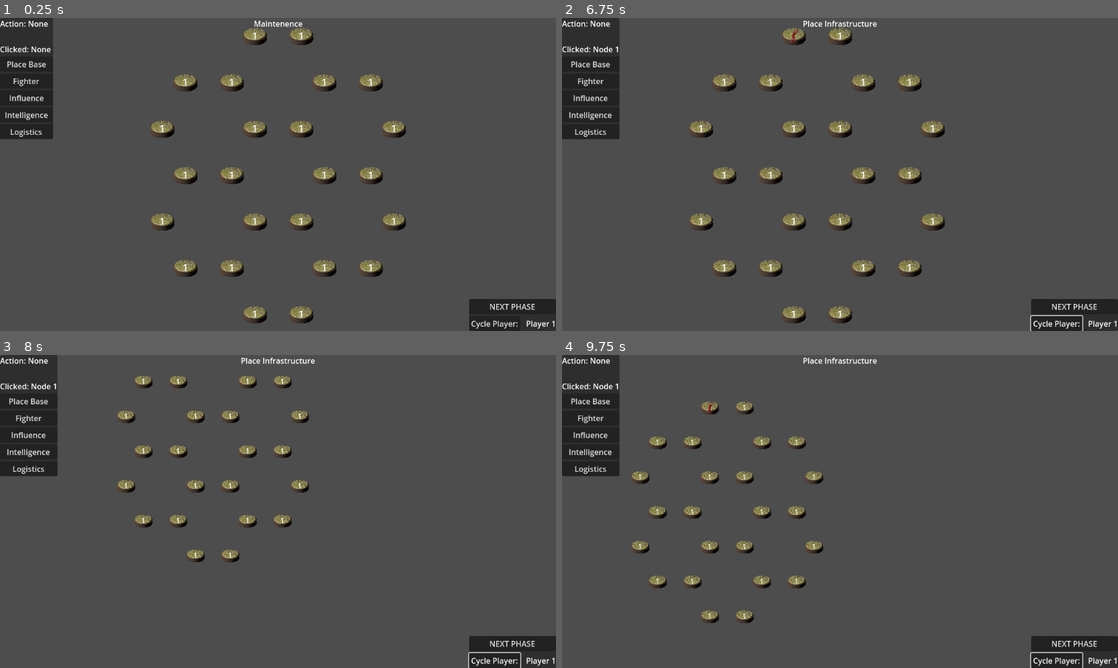
Above: before the commit, frames 1-4 (two rows, left to right).
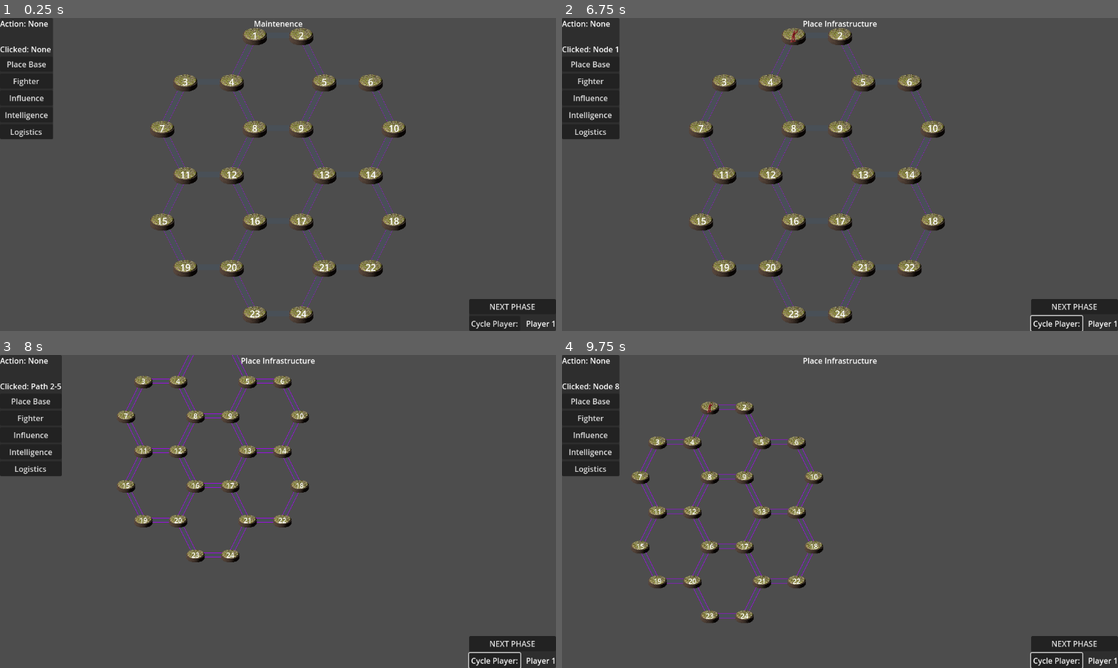
Above: after the commit, the same moments.

Repository: Sheepy3/insurgencygame
Game: Godot game, scene res://MapStuff/Map.tscn
Same seed, same stepped clock (60 frames per second), same inputs: the game is played once before the commit and once after it.
Inputs (mouse positions are in pixels of both pictures, inside the frame that each line leads up to):
- Up to frame 1 (0.25 s): no input
- Up to frame 2 (6.75 s): click "Intelligence" at 0.5 s; click "Logistics" at 1.25 s; click "NEXT PHASE" at 2 s; click "NEXT PHASE" at 2.75 s; click "Place Base" at 3.5 s; click "Fighter" at 4.25 s; click "Influence" at 5 s; click "Cycle Player:" at 5.75 s; tap Enter at 6.5 s; move the mouse to (817, 36) at 6.52 s; hold D (Move_right) from 6.53 s (still down); click (817, 36) at 6.6 s
- Up to frame 3 (8 s): move the mouse to (222, 373) at 7.27 s; release D (Move_right) at 7.28 s; hold S (Move_down) from 7.28 s (still down); tap Mouse wheel down (Scroll_down) at 7.35 s; click (222, 373) at 7.42 s
- Up to frame 4 (9.75 s): move the mouse to (706, 383) at 8.02 s; release S (Move_down) at 8.03 s; hold D (Move_right) 8.03-8.78 s; tap Mouse wheel up (Scroll_up) at 8.1 s; click (706, 383) at 8.17 s; move the mouse to (650, 380) at 8.77 s; hold W (Move_up) 8.78-9.53 s; click (650, 380) at 8.85 s; move the mouse to (617, 414) at 9.52 s; hold A (Move_left) from 9.53 s (still down); tap Mouse wheel down (Scroll_down) at 9.6 s; click (617, 414) at 9.67 s

The runs differ from the first frame. In frame 1, 0.9% of the frame differs, in the area x 28-72%, y 4-96%; in frame 2, 0.9%; in frame 3, 1.7%, in the area x 1-55%, y 0-65%; in frame 4, 1.1%.
Error before the commit: Invalid access to property or key 'Mind_map' on a base object of type 'Node (Overseer.gd)'. (res://MapStuff/map.gd:16)

Commit message:
General path finding for Bases, Logistics, & Intelligence

Diff:
--- a/GUI/Game_UI.tscn
+++ b/GUI/Game_UI.tscn
@@ -1,8 +1,6 @@
 [gd_scene load_steps=3 format=3 uid="uid://bqpth4hjbjugk"]
 
-
 [ext_resource type="Script" uid="uid://75yi1ekf0714" path="res://GUI/game_ui.gd" id="1_2if7r"]
-
 
 [sub_resource type="LabelSettings" id="LabelSettings_c1gip"]
 font_size = 26
--- a/Helper_Scripts/Overseer.gd
+++ b/Helper_Scripts/Overseer.gd
@@ -10,6 +10,7 @@
 var current_player:String
 #var Mind_map:AStar2D = AStar2D.new()
 var Logistics_map:AStar2D = AStar2D.new()
+var Intelligence_map:AStar2D = AStar2D.new()
 
 var base_list:Array
 
--- a/MapStuff/Map.tscn
+++ b/MapStuff/Map.tscn
@@ -3,7 +3,6 @@
 [ext_resource type="Script" uid="uid://cecjltaerihui" path="res://MapStuff/map.gd" id="1_bhwkw"]
 [ext_resource type="PackedScene" uid="uid://cxejesper0f6a" path="res://MapStuff/Map_Node.tscn" id="2_t43bk"]
 [ext_resource type="Script" uid="uid://dos6ix3a4pbte" path="res://GUI/camera_2d.gd" id="3_ftre2"]
-
 [ext_resource type="PackedScene" uid="uid://bqpth4hjbjugk" path="res://GUI/Game_UI.tscn" id="3_vxjy0"]
 
 [node name="Map_parent" type="Node2D"]
--- a/MapStuff/Map_Node.tscn
+++ b/MapStuff/Map_Node.tscn
@@ -2,7 +2,6 @@
 
 [ext_resource type="Script" uid="uid://cbv2liai04byg" path="res://MapStuff/map_node.gd" id="1_8ofst"]
 [ext_resource type="Texture2D" uid="uid://dtvbbivd8lmtc" path="res://Assets/node_new.png" id="2_k5010"]
-
 [ext_resource type="Texture2D" uid="uid://cjgd2islnk1dx" path="res://Assets/Military/Tent.png" id="4_5ec75"]
 [ext_resource type="Shader" uid="uid://dirmfbhesf0h7" path="res://Assets/Shaders/Player_Color.gdshader" id="5_ap6hx"]
 
--- a/MapStuff/Path.tscn
+++ b/MapStuff/Path.tscn
@@ -1,9 +1,7 @@
 [gd_scene load_steps=9 format=3 uid="uid://cnknkmgkv4fmh"]
 
 [ext_resource type="Texture2D" uid="uid://dleeh87lisrl8" path="res://Assets/Path.png" id="1_dqgnp"]
-
 [ext_resource type="Script" uid="uid://dhasmtbnro8ql" path="res://MapStuff/path.gd" id="1_j4goj"]
-
 [ext_resource type="Texture2D" uid="uid://bl4in8y7ejslq" path="res://Assets/Infastructure/Intelligence Network.png" id="3_kp47p"]
 [ext_resource type="Shader" uid="uid://dirmfbhesf0h7" path="res://Assets/Shaders/Player_Color.gdshader" id="3_twyoa"]
 [ext_resource type="Texture2D" uid="uid://c2dnb5mhuprh6" path="res://Assets/Infastructure/Logistics Network.png" id="4_0b5u6"]
--- a/MapStuff/map.gd
+++ b/MapStuff/map.gd
@@ -13,8 +13,9 @@
 		if child is Node2D and child is not Camera2D:
 			child.name = str(num) #name all nodes
 			child.A_node_clicked.connect(Check_node_action)
-			Overseer.Mind_map.add_point(num,child.position,0)
+			#Overseer.Mind_map.add_point(num,child.position,0)
 			Overseer.Logistics_map.add_point(num,child.position,0)
+			Overseer.Intelligence_map.add_point(num,child.position,0)
 			num+=1
 	var generated_paths:Array
 	for child: Node in get_children(): #STAGE 2: GENERATING PATHS
@@ -45,14 +46,21 @@
 		#currently you can place bases on top of other bases.
 		if Current_node.Has_building:
 			$UI.action_error("there is already a base on this node!")
-		else:
-			#Current_node.On_node = "Base"
+		elif Overseer.base_list.size() > 0:
+			if Base_possible(Current_node.name) == true:
+				#Current_node.On_node = "Base"
+				print("You have placed a base on node " + Name)
+				Current_node.add_building(Overseer.current_player, BASE)
+				#Current_node.find_child("Building").show()
+				Current_node.Has_building = true
+				find_child("Dynamic_Action").text = "None"
+				#print(Current_node.Has_building)
+				Last_action = ""
+		elif Overseer.base_list.size() == 0:
 			print("You have placed a base on node " + Name)
 			Current_node.add_building(Overseer.current_player, BASE)
-			#Current_node.find_child("Building").show()
 			Current_node.Has_building = true
 			find_child("Dynamic_Action").text = "None"
-			#print(Current_node.Has_building)
 			Last_action = ""
 
 	if Last_action == "Fighter":
@@ -95,7 +103,7 @@
 		path_to_edit.material.set_shader_parameter("tint_color", Overseer.players_colors[Overseer.selected_player_index])
 		find_child("Dynamic_Action").text = "None"
 		Current_path.Has_intel = true
-		Logistics_add_path(Current_path.name)
+		Intelligence_add_astar_path(Current_path.name)
 		Last_action = ""
 
 	if Last_action == "Logistics":
@@ -105,6 +113,7 @@
 		path_to_edit.material.set_shader_parameter("tint_color", Overseer.players_colors[Overseer.selected_player_index])
 		find_child("Dynamic_Action").text = "None"
 		Current_path.Has_logs = true
+		Logistics_add_astar_path(Current_path.name)
 		Last_action = ""
 
 
@@ -175,6 +184,19 @@
 			#Overseer.Mind_map.connect_points(int(x),y,true)
 	#print(Overseer.Mind_map.get_id_path(1,24))
 
-func Logistics_add_path(Road:String) -> void:
+func Logistics_add_astar_path(Road:String) -> void:
 	var The_Roads: Array = Road.split("-")
 	Overseer.Logistics_map.connect_points(int(The_Roads[0]),int(The_Roads[1]),true)
+	Overseer.The_nodes.values()
+
+func Intelligence_add_astar_path(Road:String)-> void:
+	var The_Roads: Array = Road.split("-")
+	Overseer.Intelligence_map.connect_points(int(The_Roads[0]),int(The_Roads[1]),true)
+	Overseer.The_nodes.values()
+
+func Base_possible(Desired:String)-> bool:
+	for x:Resource in Overseer.base_list:
+		var Existing:int = x.location
+		if Overseer.Logistics_map.get_id_path(Existing,int(Desired),false).size() > 0 and Overseer.Intelligence_map.get_id_path(Existing,int(Desired),false).size() > 0:
+			return true
+	return false
--- a/project.godot
+++ b/project.godot
@@ -12,7 +12,6 @@
 
 config/name="InsurgencyGame"
 run/main_scene="res://MapStuff/Map.tscn"
-
 config/features=PackedStringArray("4.4", "Mobile")
 config/icon="res://icon.svg"
 
